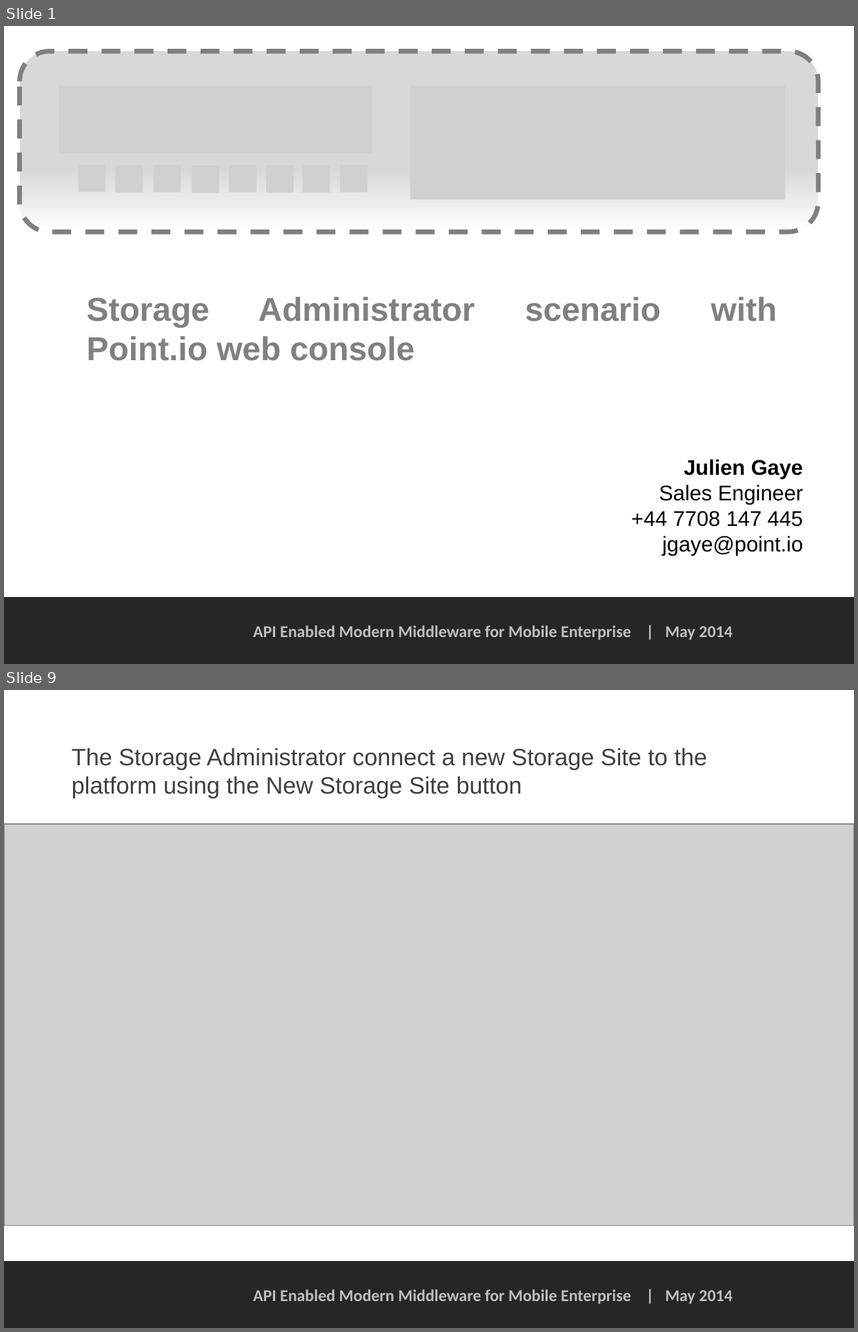
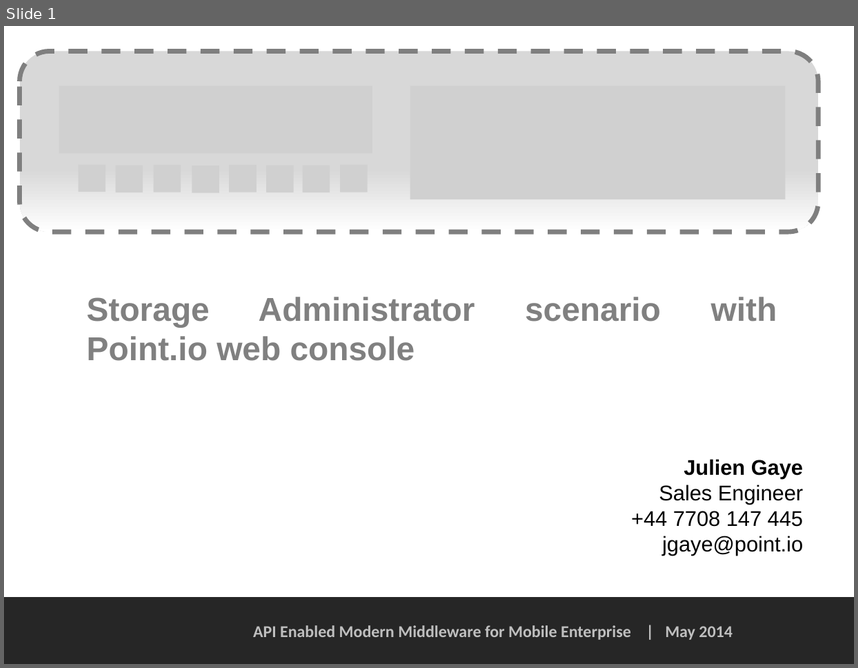
Before and after one commit to PointIO/Documentation, a slide deck: web console doc/Storage Administrator scenario - web console.pptx. Shown one above the other, each under a label of ours: slides 1 and 9 before the commit, slide 1 after it; the slides between them are not shown. The pictures are 858x1332 and 858x668 pixels, drawn with LibreOffice and Linux fonts; fonts in the diff are those of the drawing; grey boxes stand for pictures; background and template pictures are left out. Boxes give left, top, right and bottom in pixels: in the first picture for what was removed or moved away, otherwise in the second. Text is boxed around its words. In the diff, an @@ line names an element or a change of style, - is before the commit and + after.

Commit message:
Update Storage Admin scenario to v1

```diff
--- a/web console doc/Storage Administrator scenario - web console.pptx
+++ b/web console doc/Storage Administrator scenario - web console.pptx
@@ slide 9 removed at bbox=[4, 690, 854, 1328], background #FFFFFF; not listed: 2 template elements that a slide beside it also shows @@
@@ title removed at bbox=[72, 748, 708, 798] @@
-The Storage Administrator connect a new Storage Site to the platform using the New Storage Site button
@@ picture removed at bbox=[4, 823, 854, 1225] @@
```
Also in this commit, not shown: 2 slides changed, 9 slides added, 9 other slides removed.
